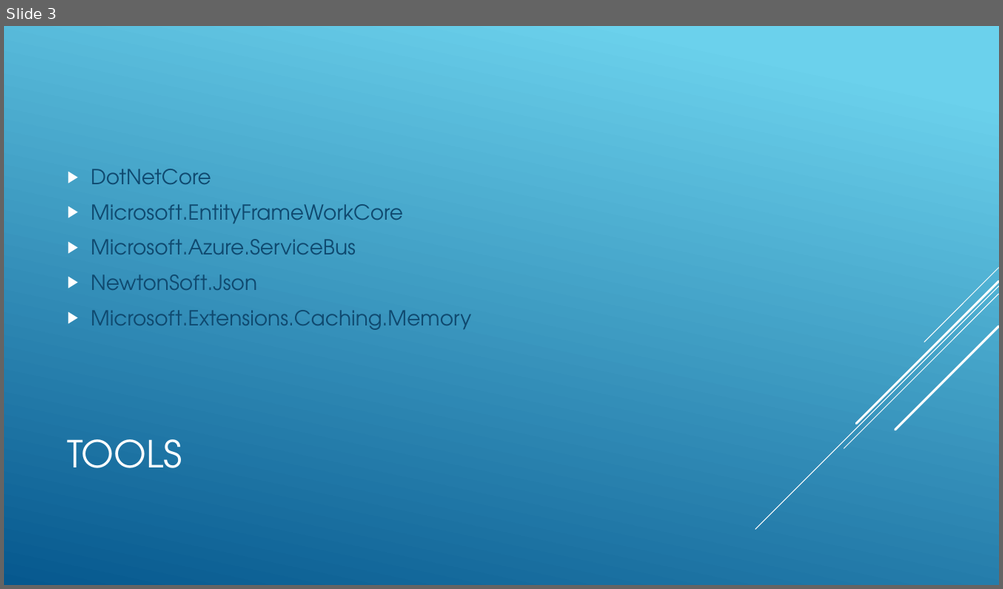
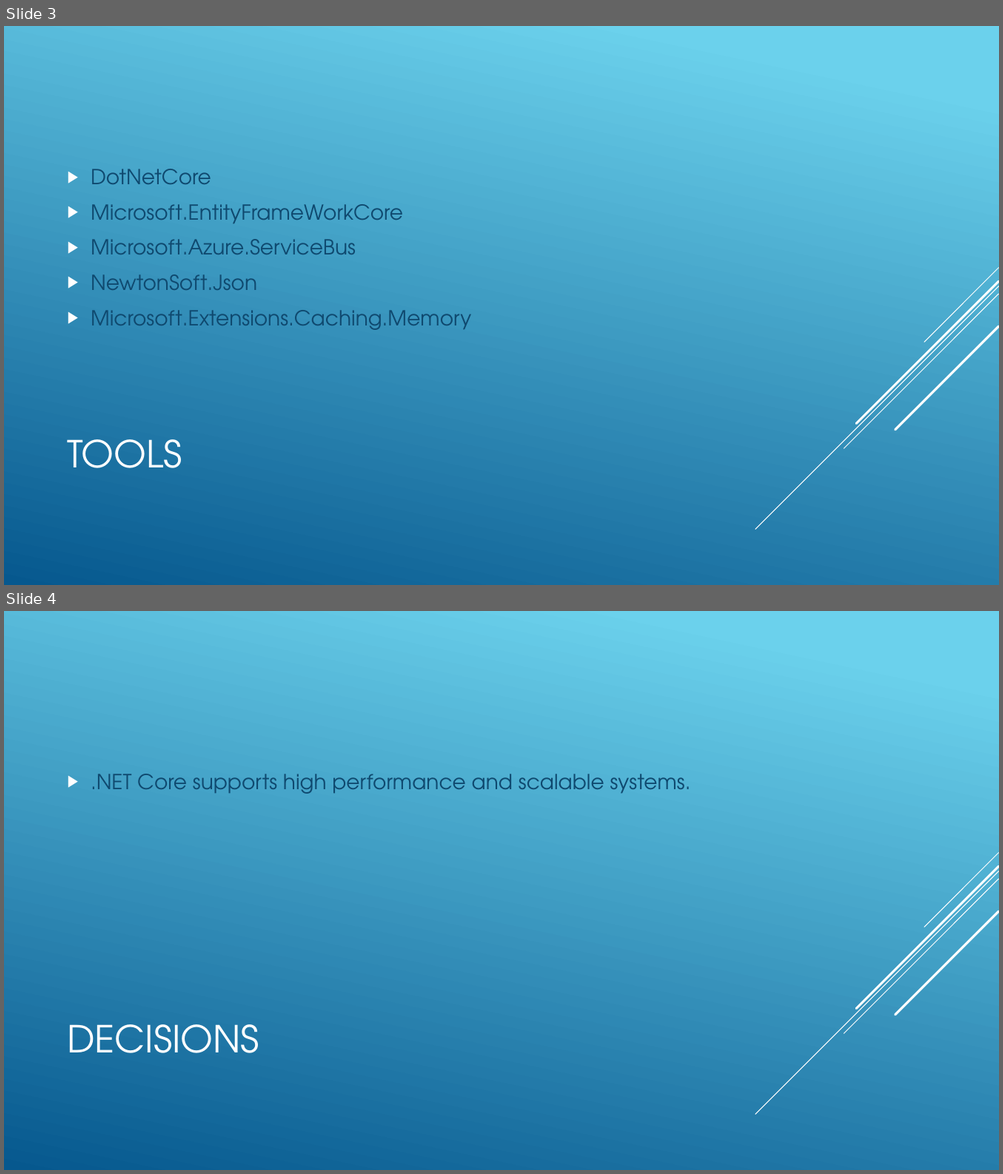
Before and after one commit to FTheron/LearningHub, a slide deck: LearningHubInReview.pptx. Shown one above the other, each under a label of ours: slide 3 before the commit, slides 3 and 4 after it. The pictures are 1003x589 and 1003x1174 pixels, drawn with LibreOffice and Linux fonts; fonts in the diff are those of the drawing. Boxes give left, top, right and bottom in pixels: in the first picture for what was removed or moved away, otherwise in the second. Text is boxed around its words. In the diff, an @@ line names an element or a change of style, - is before the commit and + after.

Commit message:
Busy with presentation: Decisions

```diff
--- a/LearningHubInReview.pptx
+++ b/LearningHubInReview.pptx
@@ slide 4 added at (x1=4, y1=611, x2=999, y2=1170), background gradient #6ED2EB to #06588E; not listed: 5 template elements that a slide beside it also shows @@
@@ text added at (x1=91, y1=774, x2=691, y2=794), 20 pt, text #0F496F @@
+▶ .NET Core supports high performance and scalable systems.
@@ title added at (x1=68, y1=1025, x2=260, y2=1054), 36 pt, text #FFFFFF @@
+DECISIONS
```
Also in this commit, not shown: 1 slide changed, 4 other slides added.
